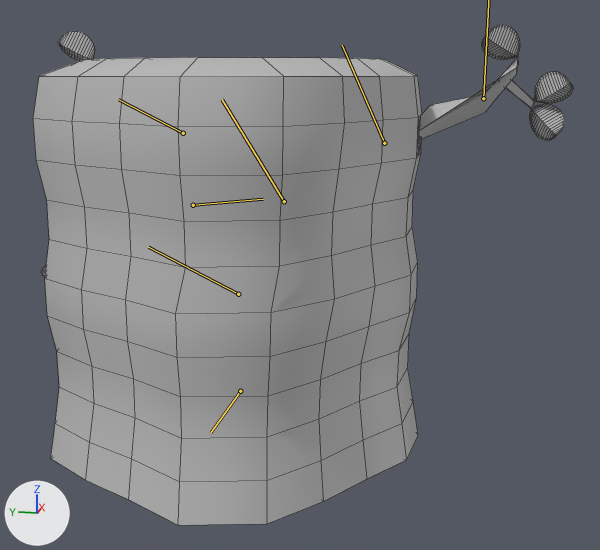
The FBX model Element Combat/Assets/Models/Animations/minionTree@attack.fbx: old version first, new version second.
Camera for both pictures: a camera (50 mm lens) standing at (-0.0886, -0.0247, 0.0405) and looking at (-0.0018, -0.0074, 0.0188). Lighting does not change. The marker at lower left points along +X, +Y and +Z. Both versions are drawn at frame 11 of the action 'Take 001'; the numbers are the values there. The bones that bend it are drawn over the model as lines. Mesh edges are drawn as thin lines.
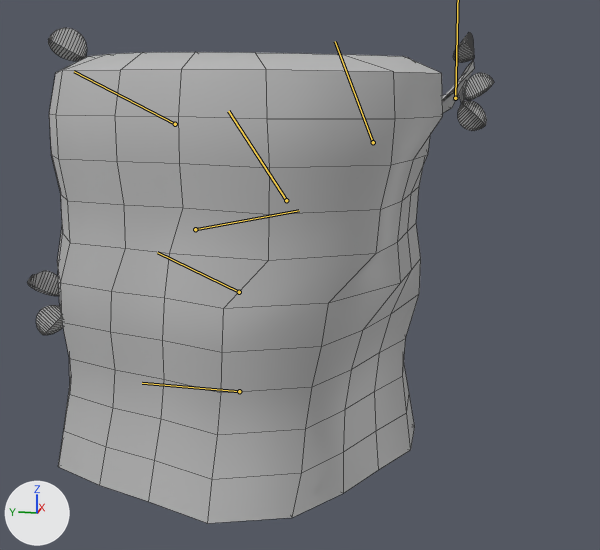
Boxes (x1, y1, x2, y2) around the edits, measured in the pictures (600 x 550 px):
'pSphere11', posed (13% narrower): before (33, 25, 573, 525); after (27, 28, 494, 523)
bone 'joint2', root to tip: before (238, 294) to (148, 247); after (239, 292) to (157, 252)
bone 'joint3', root to tip: before (284, 201) to (222, 99); after (286, 200) to (228, 111)
bone 'joint4', root to tip: before (384, 143) to (342, 45); after (373, 142) to (335, 41)

Diff of the bpy script that builds the scene:
```diff
--- a/Element Combat/Assets/Models/Animations/minionTree@attack.fbx.py
+++ b/Element Combat/Assets/Models/Animations/minionTree@attack.fbx.py
@@ bone_joint2 @@
 bone_joint2 = bpy.data.objects['Armature'].pose.bones['joint2']  # child of 'joint1'
-bone_joint2.rotation_quaternion = (0.998, 0.022, 0.012, 0.0)  # degrees (3, 1, 0)
+bone_joint2.rotation_quaternion = (0.987, 0.136, 0.091, -0.002)  # degrees (16, 10, 1)
@@ bone_joint3 @@
 bone_joint3 = bpy.data.objects['Armature'].pose.bones['joint3']  # child of 'joint2'
-bone_joint3.rotation_quaternion = (0.997, 0.016, 0.028, 0.0)  # degrees (2, 3, 0)
+bone_joint3.rotation_quaternion = (0.995, 0.064, 0.082, 0.005)  # degrees (7, 9, 1)
@@ bone_joint4 @@
 bone_joint4 = bpy.data.objects['Armature'].pose.bones['joint4']  # child of 'joint3'
-bone_joint4.rotation_quaternion = (0.999, 0.008, 0.016, 0.0)  # degrees (1, 2, 0)
+bone_joint4.rotation_quaternion = (0.992, 0.046, 0.117, 0.0)  # degrees (5, 13, 1)
@@ bone_joint5 @@
 bone_joint5 = bpy.data.objects['Armature'].pose.bones['joint5']  # child of 'joint4'
-bone_joint5.rotation_quaternion = (0.996, -0.001, 0.037, 0.001)  # degrees (0, 4, 0)
+bone_joint5.rotation_quaternion = (0.971, -0.005, 0.238, -0.002)  # degrees (-1, 27, 0)
```
